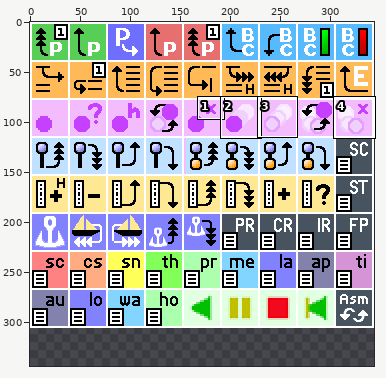
Edited in one commit: sprite sheet (vvm/core/vdebug/graphics/vdebug_icons.png). The picture above shows the old version from afar; the outline marks the close-up.
Close-up. Before:
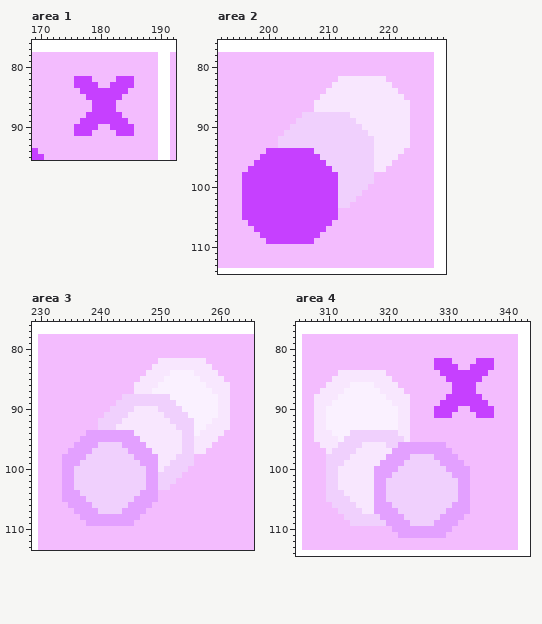
The file is 344x306 pixels. Colours within 5 levels of each other are drawn and written as one. Shown: area 1: x 169..192, y 76..95; area 2: x 192..229, y 76..114; area 3: x 229..265, y 76..113; area 4: x 305..343, y 76..114. The old version is drawn lined up with the new one, on the new canvas. The commit also changed other parts of the picture, which this record leaves out.
The result:
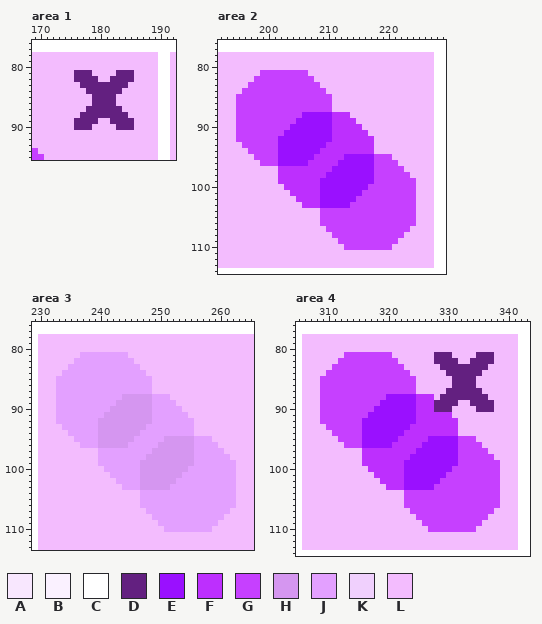
Palette (. is transparent): A #f8e7fe  B #faf1ff  C #ffffff  D #632080  E #9a10ff  F #bd2ffe  G #c640ff  H #d596f0  J #e3a0ff  K #f0d0fd  L #f3bcfe
The exact change:
canvas 344x306 -> 344x344
Changed rows in their new state; - is an unchanged pixel.
Area 1:
first column x 176:
81 DDD----DDD
82 DDDD--DDDD
83 LDDDDDDDDL
84 -LDDDDDDL-
85 --LDDDDL--
86 ---DDDD---
87 --DDDDDD--
88 -DDDDDDDD-
89 DDDDLLDDDD
90 DDDL--LDDD
91 LLL----LLL
Area 2:
first column x 195:
 81 ----GGGGGGGG------------------
 82 ---GGGGGGGGGG----LLLLLLLL-----
 83 --GGGGGGGGGGGG--LLLLLLLLLL----
 84 -GGGGGGGGGGGGGGLLLLLLLLLLLL---
 85 GGGGGGGGGGGGGGGGLLLLLLLLLLLL--
 86 GGGGGGGGGGGGGGGGLLLLLLLLLLLLL-
 87 GGGGGGGGGGGGGGGGLLLLLLLLLLLLL-
 88 GGGGGGGGGGGEEEEEFFFLLLLLLLLLL-
 89 GGGGGGGGGGEEEEEEFFFFLLLLLLLLL-
 90 GGGGGGGGGEEEEEEEFFFFFLLLLLLLL-
 91 GGGGGGGGEEEEEEEEFFFFFFLLLLLLL-
 92 GGGGGGGEEEEEEEEEFFFFFFFLLLLLL-
 93 -GGGGGGEEEEEEEEFFFFFFFFLLLLLL-
 94 --GGG--EEEEEEEFFFFFFFFFLLLLL--
 95 ---G---EEEEEEFFFFFEEEEEGGGL---
 96 ---L---EEEEEFFFFFEEEEEEGGGG---
 97 --LLLLLFFFFFFFFFEEEEEEEGGGGG--
 98 -LLLLLLFFFFFFFFEEEEEEEEGGGGGG-
 99 -LLLLLLFFFFFFFEEEEEEEEEGGGGGGG
100 -LLLLLLLFFFFFFEEEEEEEEGGGGGGGG
101 -LLLLLLLLFFFFFEEEEEEEGGGGGGGGG
102 -LLLLLLLLLFFFFEEEEEEGGGGGGGGGG
103 -LLLLLLLLLLFFFEEEEEGGGGGGGGGGG
104 -LLLLLLLLLLLLL---GGGGGGGGGGGGG
105 -LLLLLLLLLLLLL---GGGGGGGGGGGGG
106 --LLLLLLLLLLLL--GGGGGGGGGGGGGG
107 ---LLLLLLLLLLLLGGGGGGGGGGGGGG-
108 ----LLLLLLLLLL--GGGGGGGGGGGG--
109 -----LLLLLLLL----GGGGGGGGGG---
110 ------------------GGGGGGGG----
Area 3:
first column x 233:
 81 ----JJJJJJJJ------------------
 82 ---JJJJJJJJJJ----LLLLLLLL-----
 83 --JJJJJJJJJJJJ--LLLLLLLLLL----
 84 -JJJJJJJJJJJJJJLLLLLLLLLLLL---
 85 JJJJJJJJJJJJJJJJLLLLLLLLLLLL--
 86 JJJJJJJJJJJJJJJJLLLLLLLLLLLLL-
 87 JJJJJJJJJJJJJJJJLLLLLLLLLLLLL-
 88 JJJJJJJJJJJHHHHHJJJLLLLLLLLLL-
 89 JJJJJJJJJJHHHHHHJJJJLLLLLLLLL-
 90 JJJJJJJJJHHHHHHHJJJJJLLLLLLLL-
 91 JJJJJJJJHHHHHHHHJJJJJJLLLLLLL-
 92 JJJJJJJHHHHHHHHHJJJJJJJLLLLLL-
 93 -JJJJJJHHHHHHHHJJJJJJJJLLLLLL-
 94 --JJJ--HHHHHHHJJJJJJJJJLLLLL--
 95 ---J---HHHHHH-JJJJHHHHHJJJL---
 96 ---L---HHHHH---JJHHHHHHJJJJ---
 97 --LLLLLJJJJJ----HHHHHHHJJJJJ--
 98 -LLLLLLJJJJJJ--HHHHHHHHJJJJJJ-
 99 -LLLLLLJJJJJJJHHHHHHHHHJJJJJJJ
100 -LLLLLLLJJJJJJHHHHHHHHJJJJJJJJ
101 -LLLLLLLLJJJJJHHHHHHHJJJJJJJJJ
102 -LLLLLLLLLJJJJHHHHHHJJJJJJJJJJ
103 -LLLLLLLLLLJJJHHHHHJJJJJJJJJJJ
104 -LLLLLLLLLLLLL---JJJJJJJJJJJJJ
105 -LLLLLLLLLLLLL---JJJJJJJJJJJJJ
106 --LLLLLLLLLLLL--JJJJJJJJJJJJJJ
107 ---LLLLLLLLLLLLJJJJJJJJJJJJJJ-
108 ----LLLLLLLLLL--JJJJJJJJJJJJ--
109 -----LLLLLLLL----JJJJJJJJJJ---
110 ------------------JJJJJJJJ----
Area 4:
first column x 308:
 81 -----GGGGGGGG-------DDD----DDD-
 82 ----GGGGGGGGGG------DDDD--DDDD-
 83 ---GGGGGGGGGGGG-----LDDDDDDDDL-
 84 --GGGGGGGGGGGGGG-----LDDDDDDL--
 85 -GGGGGGGGGGGGGGGG-----LDDDDL---
 86 -GGGGGGGGGGGGGGGG------DDDD----
 87 -GGGGGGGGGGGGGGGG-----DDDDDD---
 88 LGGGGGGGGGGGEEEEEFFF-DDDDDDDD--
 89 LGGGGGGGGGGEEEEEEFFFDDDDLLDDDD-
 90 LGGGGGGGGGEEEEEEEFFFDDDL--LDDD-
 91 LGGGGGGGGEEEEEEEEFFFFFF----LLL-
 92 LGGGGGGGEEEEEEEEEFFFFFFF-------
 93 LLGGGGGGEEEEEEEEFFFFFFFF-------
 94 LLLGGGGGEEEEEEEFFFFFFFFF-------
 95 LLLLGGGGEEEEEEFFFFFEEEEEGGG----
 96 -LLLLGGGEEEEEFFFFFEEEEEEGGGG---
 97 --LLLLLLFFFFFFFFFEEEEEEEGGGGG--
 98 --LLLLLLFFFFFFFFEEEEEEEEGGGGGG-
 99 --LLLLLLFFFFFFFEEEEEEEEEGGGGGGG
100 --LLLLLLLFFFFFFEEEEEEEEGGGGGGGG
101 --LLLLLLLLFFFFFEEEEEEEGGGGGGGGG
102 --LLLLLLLLLFFFFEEEEEEGGGGGGGGGG
103 --LLLLLLLLLLFFFEEEEEGGGGGGGGGGG
104 --LLLLLLLLLLLLLGGGGGGGGGGGGGGGG
105 --LLLLLLLLLLLLLGGGGGGGGGGGGGGGG
106 ---LLLLLLLLLLLLGGGGGGGGGGGGGGGG
107 ----LLLLLLLLLLLLGGGGGGGGGGGGGG-
108 -----LLLLLLLLLLLLGGGGGGGGGGGG--
109 ------LLLLLLLLLLLLGGGGGGGGGG---
110 -------------LLLLLLGGGGGGGG----
111 --------------LLLLLLLL---------
